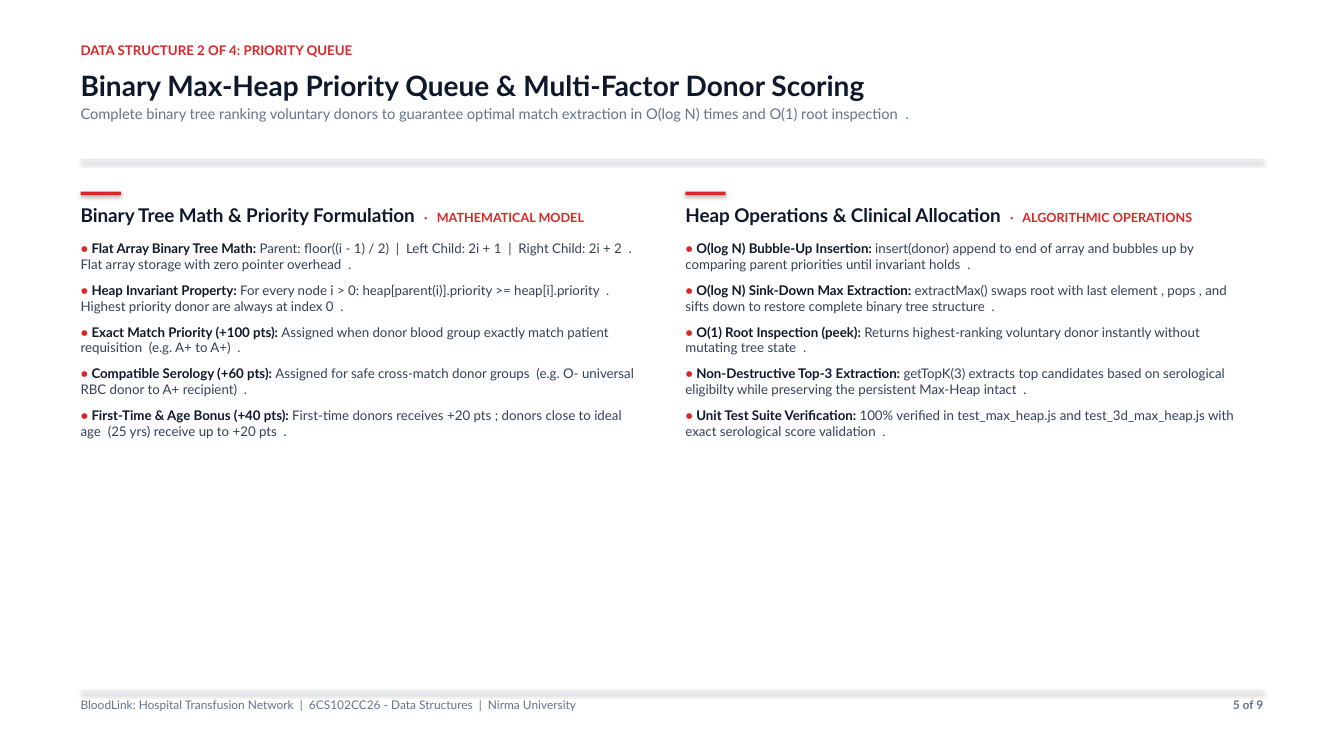
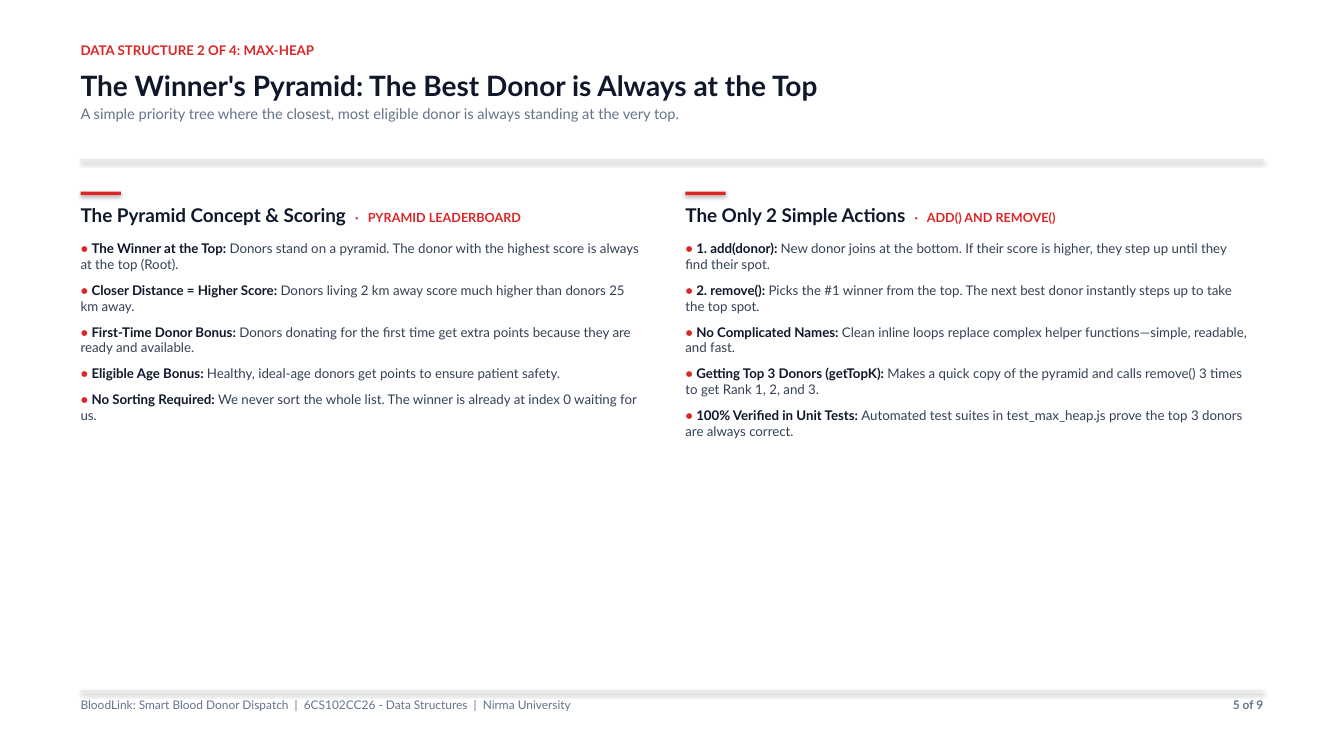
Before and after one commit to Shrey113/DS-Assignment-1, a slide deck: slide 5 of Final_Updated_Presentation.pptx. Drawn at 1344x756 pixels with LibreOffice and Linux fonts; fonts in the diff are those of the drawing. Boxes give left, top, right and bottom in pixels: in the first picture for what was removed or moved away, otherwise in the second. Text is boxed around its words. In the diff, an @@ line names an element or a change of style, - is before the commit and + after.

```diff
--- a/Final_Updated_Presentation.pptx
+++ b/Final_Updated_Presentation.pptx
@@ text at box(81, 45, 315, 55): text changed @@
-DATA STRUCTURE 2 OF 4: PRIORITY QUEUE
+DATA STRUCTURE 2 OF 4: MAX-HEAP
@@ text at box(81, 75, 817, 122): text changed @@
-Binary Max-Heap Priority Queue & Multi-Factor Donor Scoring
-Complete binary tree ranking voluntary donors to guarantee optimal match extraction in O(log N) times and O(1) root inspection .
+The Winner's Pyramid: The Best Donor is Always at the Top
+A simple priority tree where the closest, most eligible donor is always standing at the very top.
@@ text at box(81, 208, 639, 420): text changed @@
-Binary Tree Math & Priority Formulation · MATHEMATICAL MODEL
-• Flat Array Binary Tree Math: Parent: floor((i - 1) / 2) | Left Child: 2i + 1 | Right Child: 2i + 2 . Flat array storage with zero pointer overhead .
-• Heap Invariant Property: For every node i > 0: heap[parent(i)].priority >= heap[i].priority . Highest priority donor are always at index 0 .
-• Exact Match Priority (+100 pts): Assigned when donor blood group exactly match patient requisition (e.g. A+ to A+) .
-• Compatible Serology (+60 pts): Assigned for safe cross-match donor groups (e.g. O- universal RBC donor to A+ recipient) .
-• First-Time & Age Bonus (+40 pts): First-time donors receives +20 pts ; donors close to ideal age (25 yrs) receive up to +20 pts .
+The Pyramid Concept & Scoring · PYRAMID LEADERBOARD
+• The Winner at the Top: Donors stand on a pyramid. The donor with the highest score is always at the top (Root).
+• Closer Distance = Higher Score: Donors living 2 km away score much higher than donors 25 km away.
+• First-Time Donor Bonus: Donors donating for the first time get extra points because they are ready and available.
+• Eligible Age Bonus: Healthy, ideal-age donors get points to ensure patient safety.
+• No Sorting Required: We never sort the whole list. The winner is already at index 0 waiting for us.
@@ text at box(685, 208, 1247, 439): text changed @@
-Heap Operations & Clinical Allocation · ALGORITHMIC OPERATIONS
-• O(log N) Bubble-Up Insertion: insert(donor) append to end of array and bubbles up by comparing parent priorities until invariant holds .
-• O(log N) Sink-Down Max Extraction: extractMax() swaps root with last element , pops , and sifts down to restore complete binary tree structure .
-• O(1) Root Inspection (peek): Returns highest-ranking voluntary donor instantly without mutating tree state .
-• Non-Destructive Top-3 Extraction: getTopK(3) extracts top candidates based on serological eligibilty while preserving the persistent Max-Heap intact .
-• Unit Test Suite Verification: 100% verified in test_max_heap.js and test_3d_max_heap.js with exact serological score validation .
+The Only 2 Simple Actions · ADD() AND REMOVE()
+• 1. add(donor): New donor joins at the bottom. If their score is higher, they step up until they find their spot.
+• 2. remove(): Picks the #1 winner from the top. The next best donor instantly steps up to take the top spot.
+• No Complicated Names: Clean inline loops replace complex helper functions—simple, readable, and fast.
+• Getting Top 3 Donors (getTopK): Makes a quick copy of the pyramid and calls remove() 3 times to get Rank 1, 2, and 3.
+• 100% Verified in Unit Tests: Automated test suites in test_max_heap.js prove the top 3 donors are always correct.
@@ text at box(81, 700, 571, 711): text changed @@
-BloodLink: Hospital Transfusion Network | 6CS102CC26 - Data Structures | Nirma University
+BloodLink: Smart Blood Donor Dispatch | 6CS102CC26 - Data Structures | Nirma University
```
Also in this commit, not shown: 7 other slides changed, 1 slide added, 1 slide removed, 4 other files.
